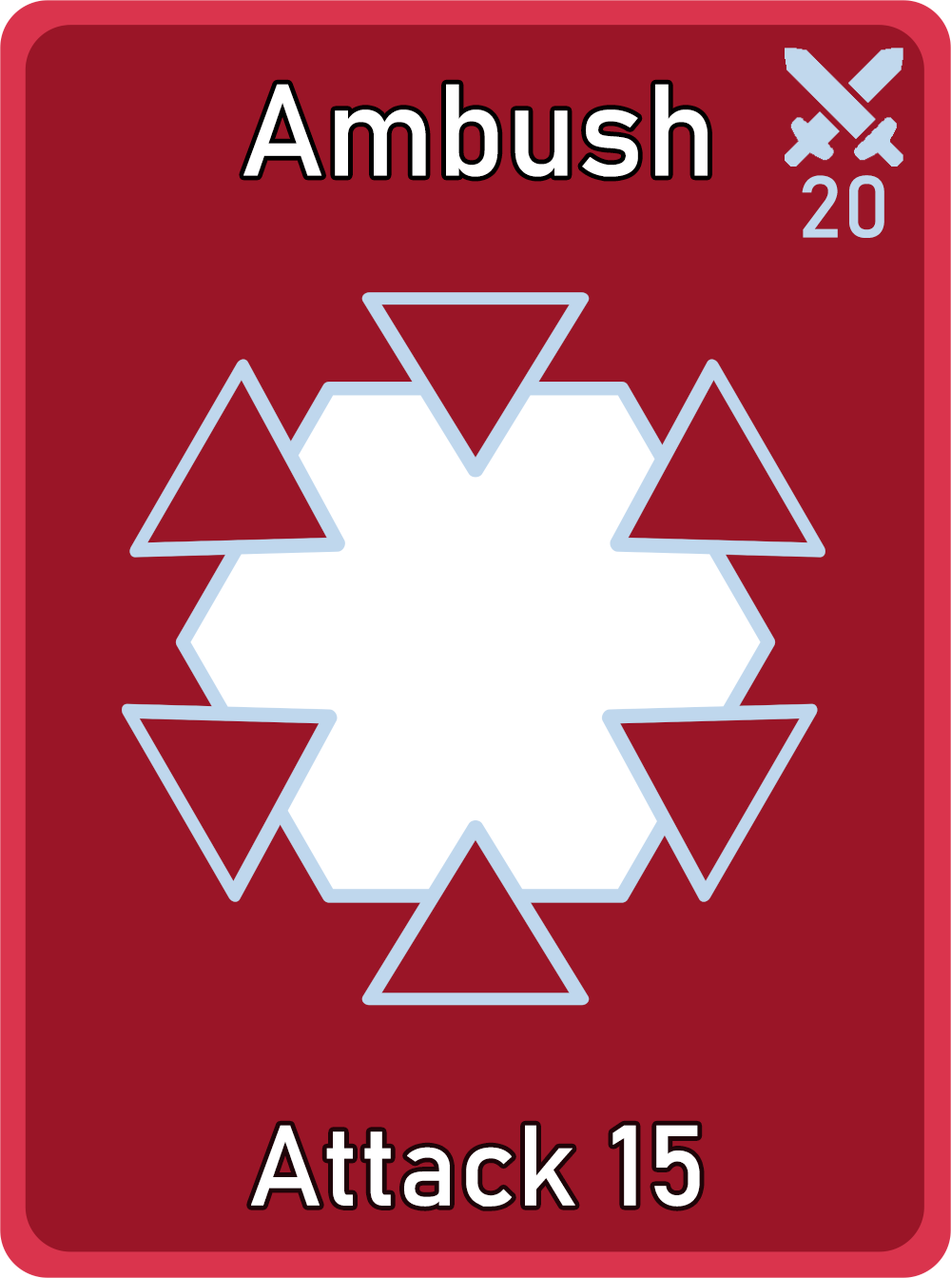
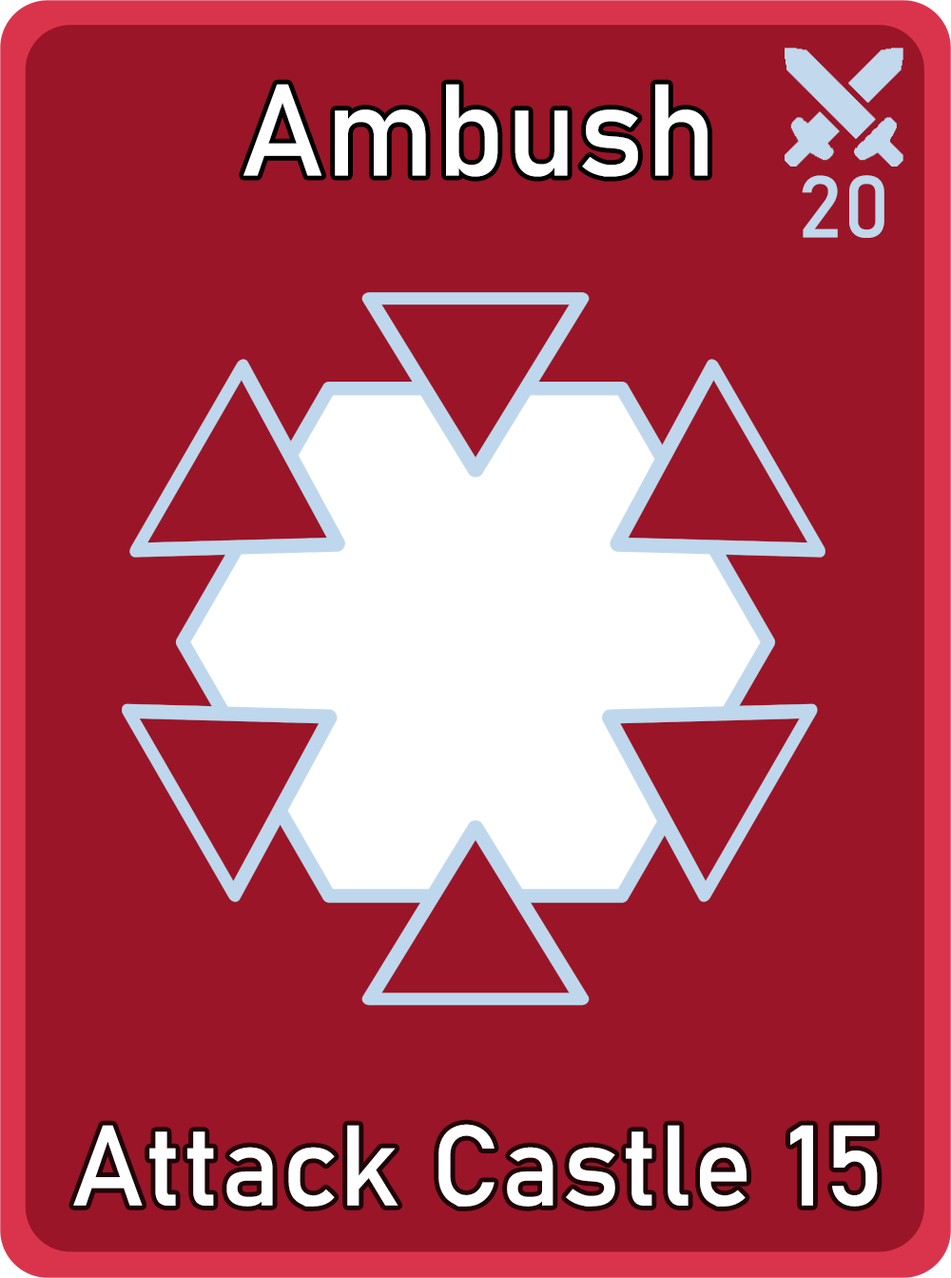
Before/after of a 951×1278 layered artwork. What changed in the layer stack:
painted on "Description - Red" over [73,1123,879,1207]
